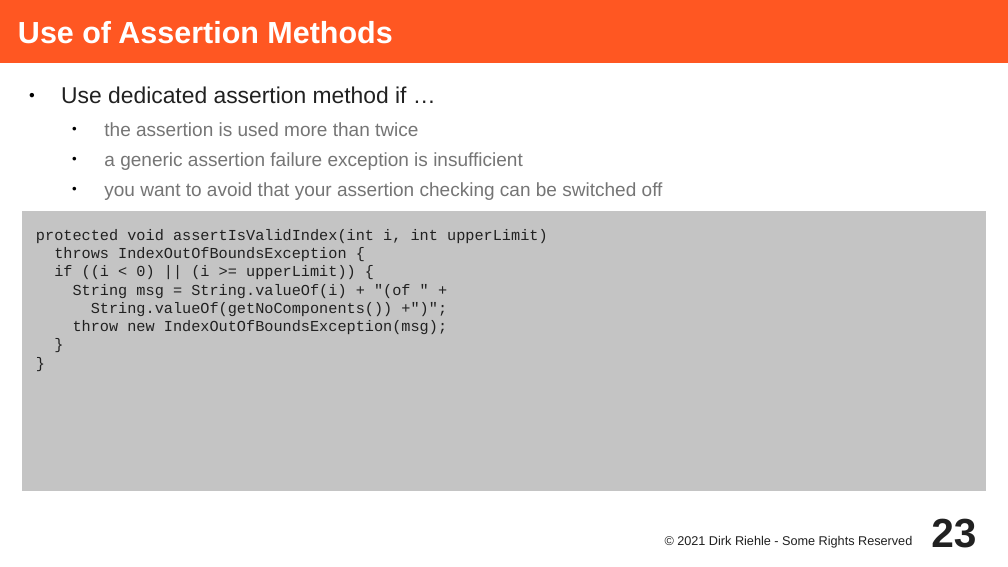
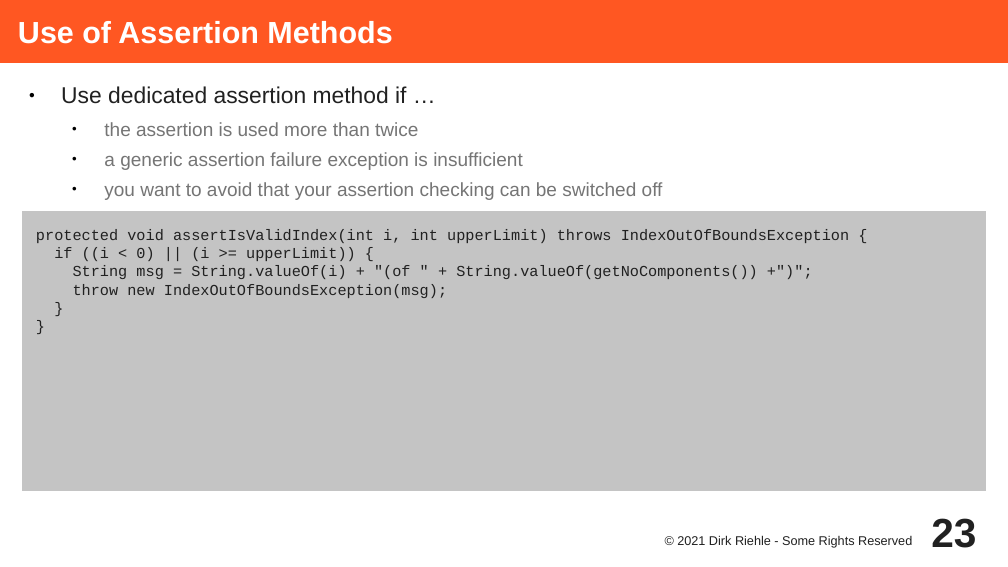
Before and after one commit to dirkriehle/adap-course, a slide deck: slide 23 of Lecture Slides/ADAP C04 - Design by Contract.odp. Drawn at 1008x567 pixels with LibreOffice and Linux fonts; fonts in the diff are those of the drawing. Boxes give left, top, right and bottom in pixels: in the first picture for what was removed or moved away, otherwise in the second. Text is boxed around its words. In the diff, an @@ line names an element or a change of style, - is before the commit and + after.

```diff
--- a/Lecture Slides/ADAP C04 - Design by Contract.odp
+++ b/Lecture Slides/ADAP C04 - Design by Contract.odp
@@ text at (x1=36, y1=229, x2=849, y2=243): text changed @@
-protected void assertIsValidIndex(int i, int upperLimit)
-throws IndexOutOfBoundsException {
+protected void assertIsValidIndex(int i, int upperLimit) throws IndexOutOfBoundsException {
@@ text at (x1=73, y1=265, x2=758, y2=279): text changed @@
-String msg = String.valueOf(i) + "(of " +
-String.valueOf(getNoComponents()) +")";
+String msg = String.valueOf(i) + "(of " + String.valueOf(getNoComponents()) +")";
```
Also in this commit, not shown: 5 other slides changed, 1 slide removed, 7 other files.
